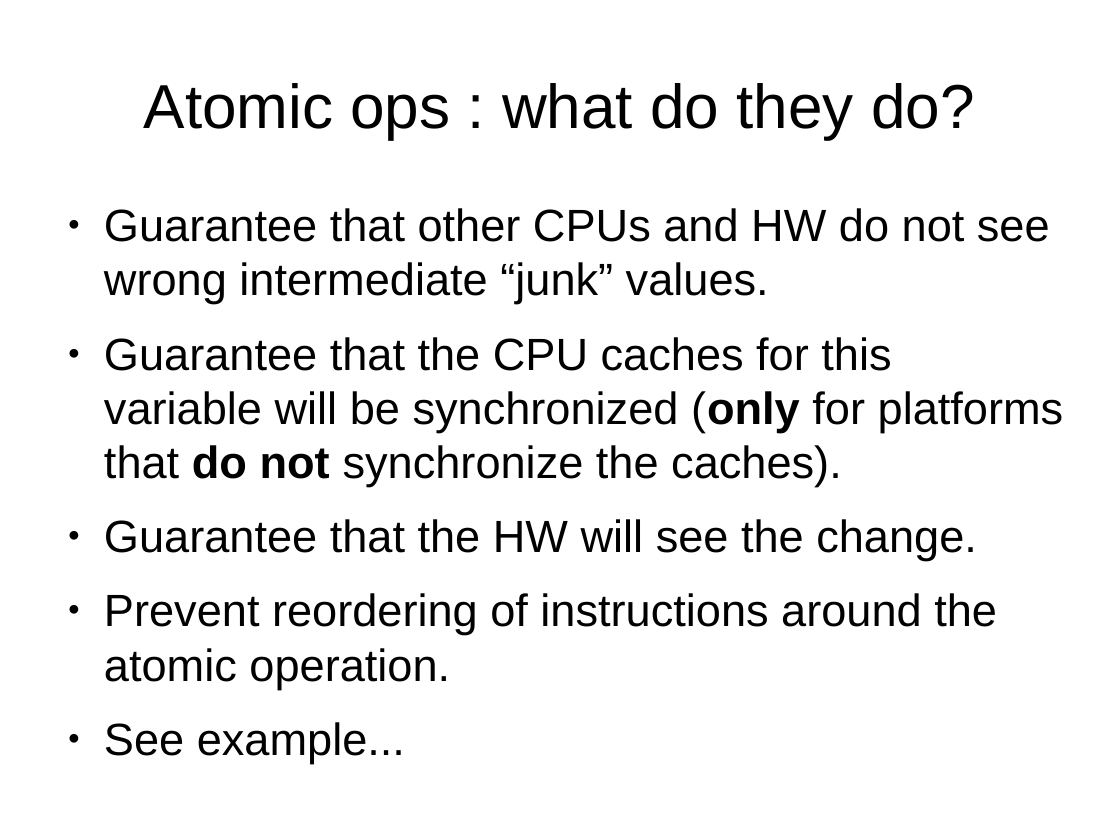
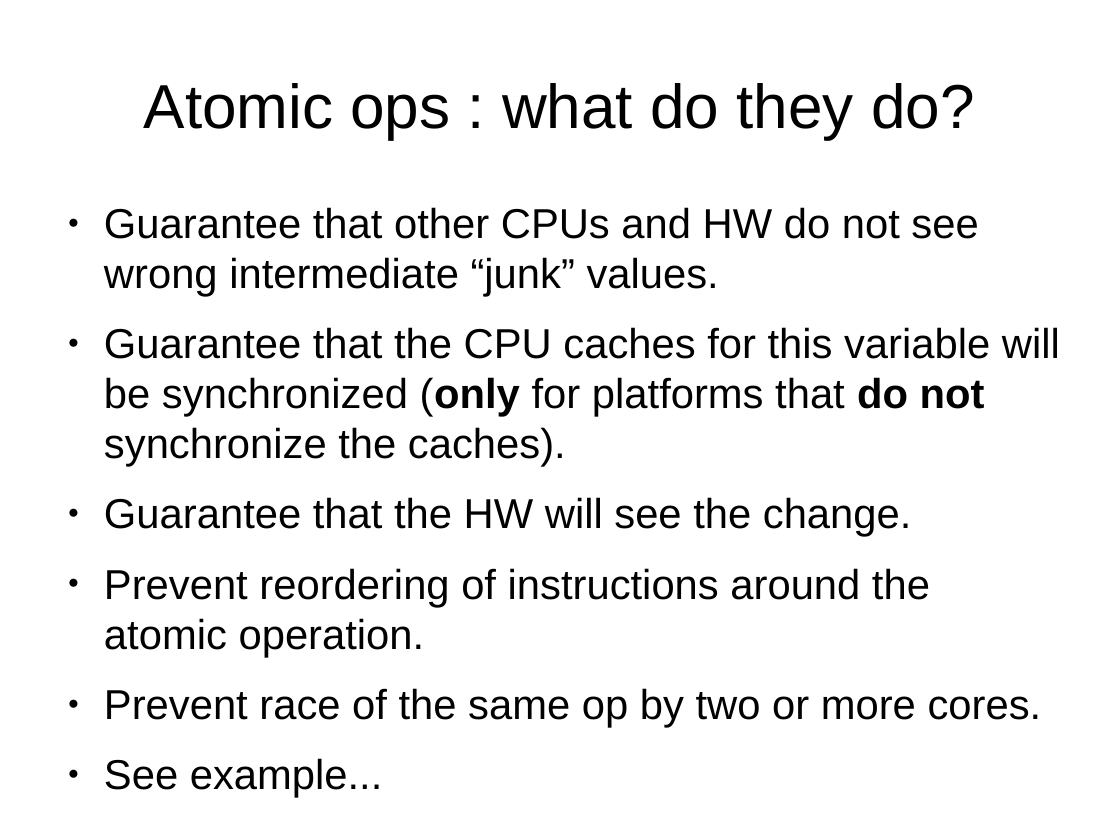
Before and after one commit to veltzer/demos-linux, a slide deck: slide 45 of doc/odp/multicore.odp. Drawn at 1120x840 pixels with LibreOffice and Linux fonts; fonts in the diff are those of the drawing. Boxes give left, top, right and bottom in pixels: in the first picture for what was removed or moved away, otherwise in the second. Text is boxed around its words. In the diff, an @@ line names an element or a change of style, - is before the commit and + after.

Commit message:
more examples

```diff
--- a/doc/odp/multicore.odp
+++ b/doc/odp/multicore.odp
@@ text at (104, 207, 1060, 798): size 32 to 29.6 pt in "Guarantee that other CPUs and HW do ...", "Guarantee that the CPU caches for this ...", "Guarantee that the HW will see the ...", "Prevent reordering of instructions around the atomic ..." and 1 more places @@
@@ text at (104, 688, 1042, 728): paragraph added @@
+● Prevent race of the same op by two or more cores.
```
Also in this commit, not shown: 3 other files.
